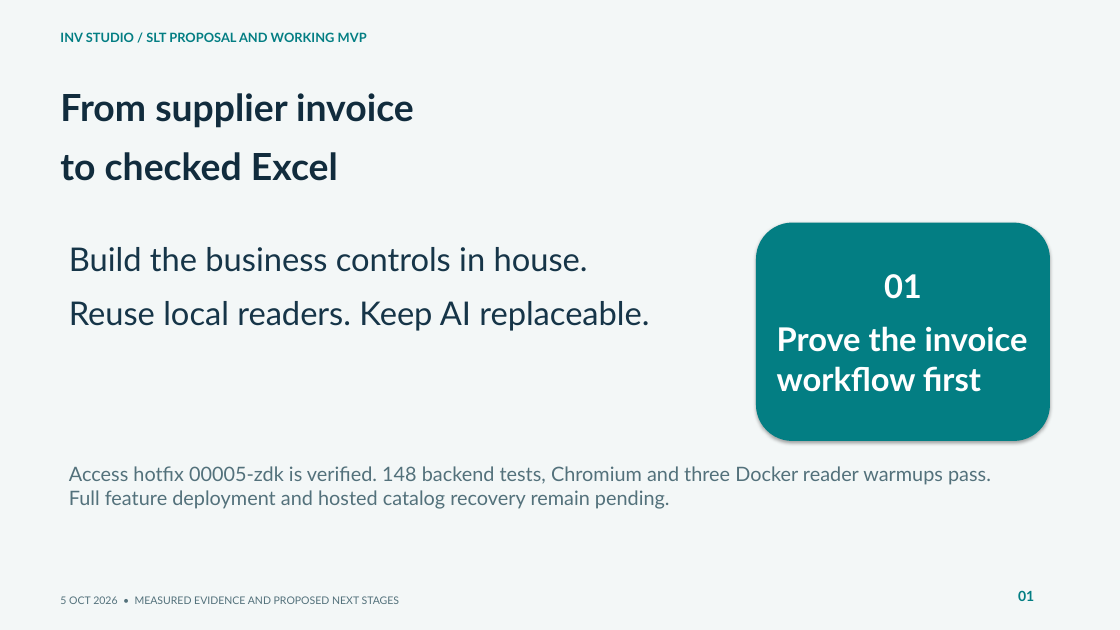
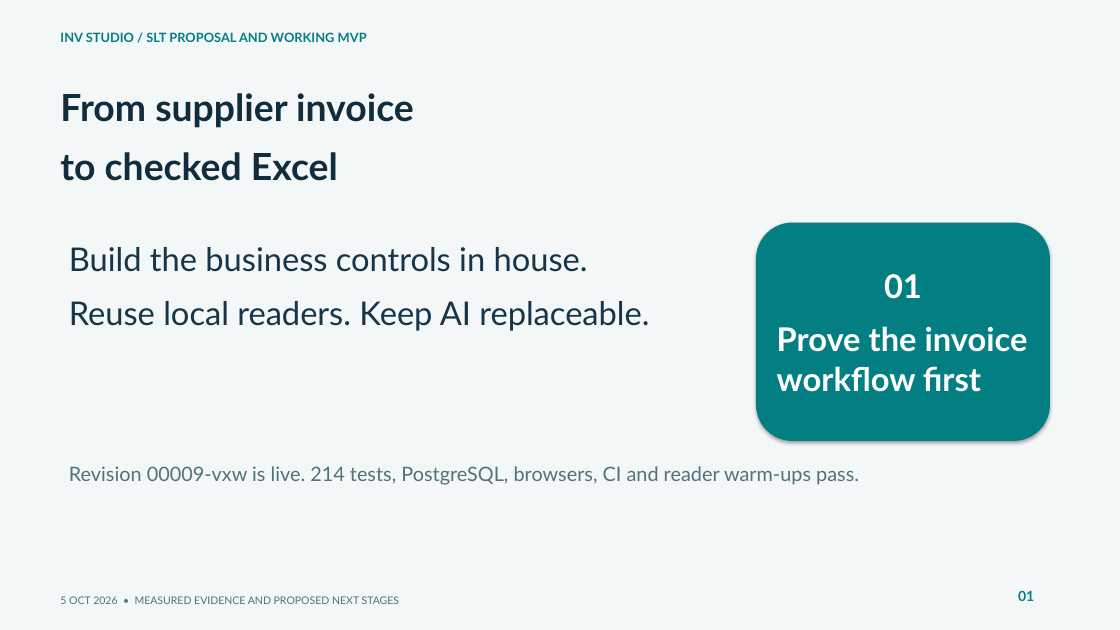
Before and after one commit to muttonkodibiriyani/Inv_studio, a slide deck: slide 1 of docs/delivery/Invoice_Studio_SLT.pptx. Drawn at 1120x630 pixels with LibreOffice and Linux fonts; fonts in the diff are those of the drawing. Boxes give left, top, right and bottom in pixels: in the first picture for what was removed or moved away, otherwise in the second. Text is boxed around its words. In the diff, an @@ line names an element or a change of style, - is before the commit and + after.

Commit message:
Document verified cloud release, reader evidence, and remaining pilot gates

```diff
--- a/docs/delivery/Invoice_Studio_SLT.pptx
+++ b/docs/delivery/Invoice_Studio_SLT.pptx
@@ text at (x1=69, y1=466, x2=859, y2=485): text changed @@
-Access hotfix 00005-zdk is verified. 148 backend tests, Chromium and three Docker reader warmups pass. Full feature deployment and hosted catalog recovery remain pending.
+Revision 00009-vxw is live. 214 tests, PostgreSQL, browsers, CI and reader warm-ups pass.
```
Also in this commit, not shown: 11 other slides changed, 1 slide added, 14 other files.
